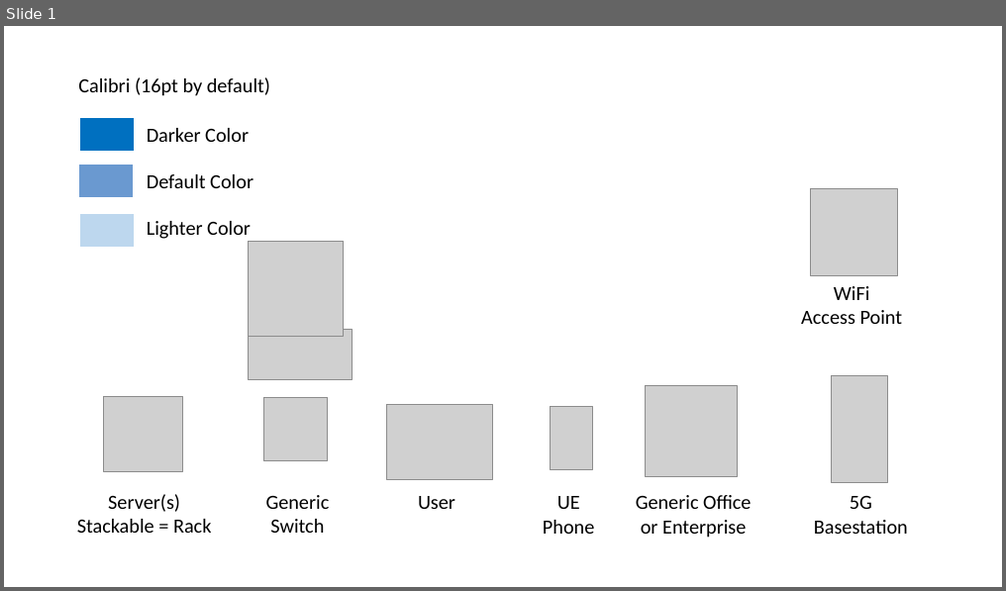
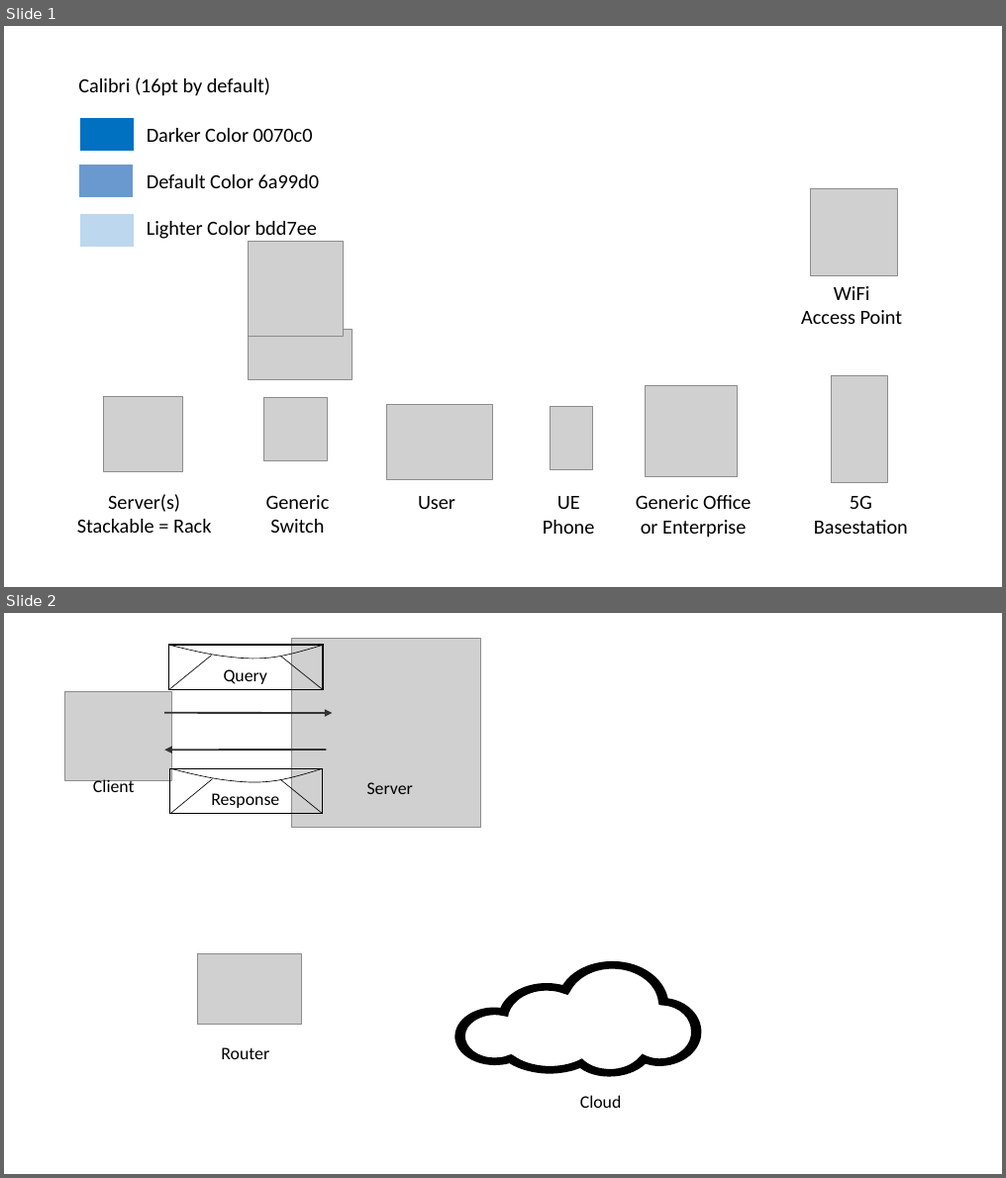
Before and after one commit to SystemsApproach/7E, a slide deck: Figure-Style.odp. Shown one above the other, each under a label of ours: slide 1 before the commit, slides 1 and 2 after it. The pictures are 1006x591 and 1006x1178 pixels, drawn with LibreOffice and Linux fonts; fonts in the diff are those of the drawing; grey boxes stand for pictures. Boxes give left, top, right and bottom in pixels: in the first picture for what was removed or moved away, otherwise in the second. Text is boxed around its words. In the diff, an @@ line names an element or a change of style, - is before the commit and + after.

Commit message:
a few more icons

```diff
--- a/Figure-Style.odp
+++ b/Figure-Style.odp
@@ slide 2 added at (4,613,1002,1174), background #FFFFFF @@
@@ picture added at (292,639,481,828) @@
@@ group added at (168,645,323,690): 2 lines, 1 rectangle, 1 freeform shape, 1 text @@
+Query
@@ picture added at (64,692,171,780) @@
@@ arrow added from (164, 713) to (332, 713), #333333 1.45 pt @@
@@ arrow added from (327, 750) to (164, 750), #333333 1.45 pt @@
@@ text added at (93,778,135,792), 14 pt, text #000000 @@
+Client
@@ text added at (367,782,413,794), 14 pt, text #000000 @@
+Server
@@ group added at (170,768,323,814): 2 lines, 1 rectangle, 1 freeform shape, 1 text @@
+Response
@@ picture added at (197,955,301,1025) @@
@@ freeform shape added at (454,960,702,1076), fill #000000 @@
@@ text added at (221,1048,269,1059), 14 pt, text #000000 @@
+Router
@@ text added at (580,1095,622,1108), 14 pt, text #000000 @@
+Cloud
@@ slide 1 changed as well @@
@@ text at (147,128,313,142): text changed @@
-Darker Color
+Darker Color 0070c0
@@ text at (147,174,319,188): text changed @@
-Default Color
+Default Color 6a99d0
@@ text at (147,221,317,239): text changed @@
-Lighter Color
+Lighter Color bdd7ee
```
